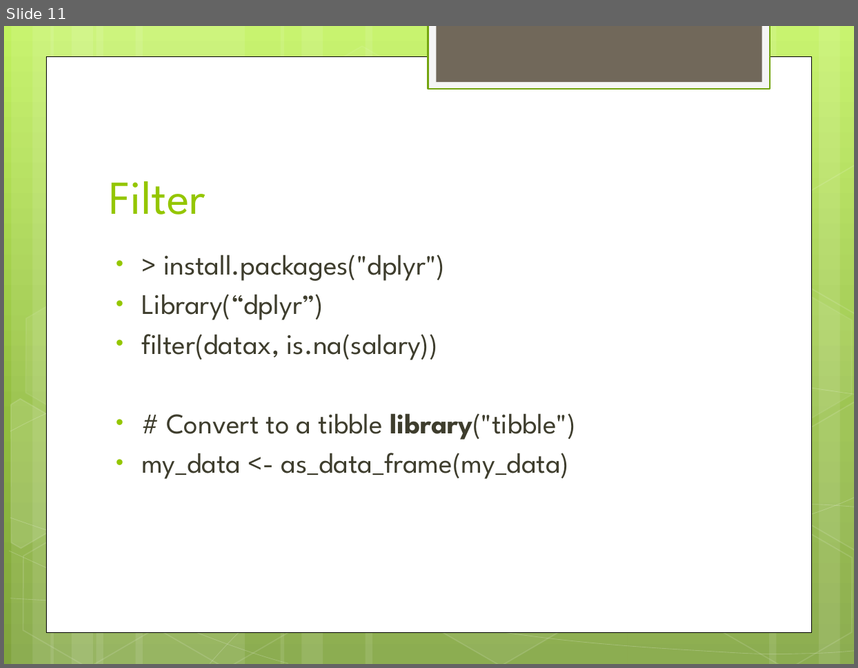
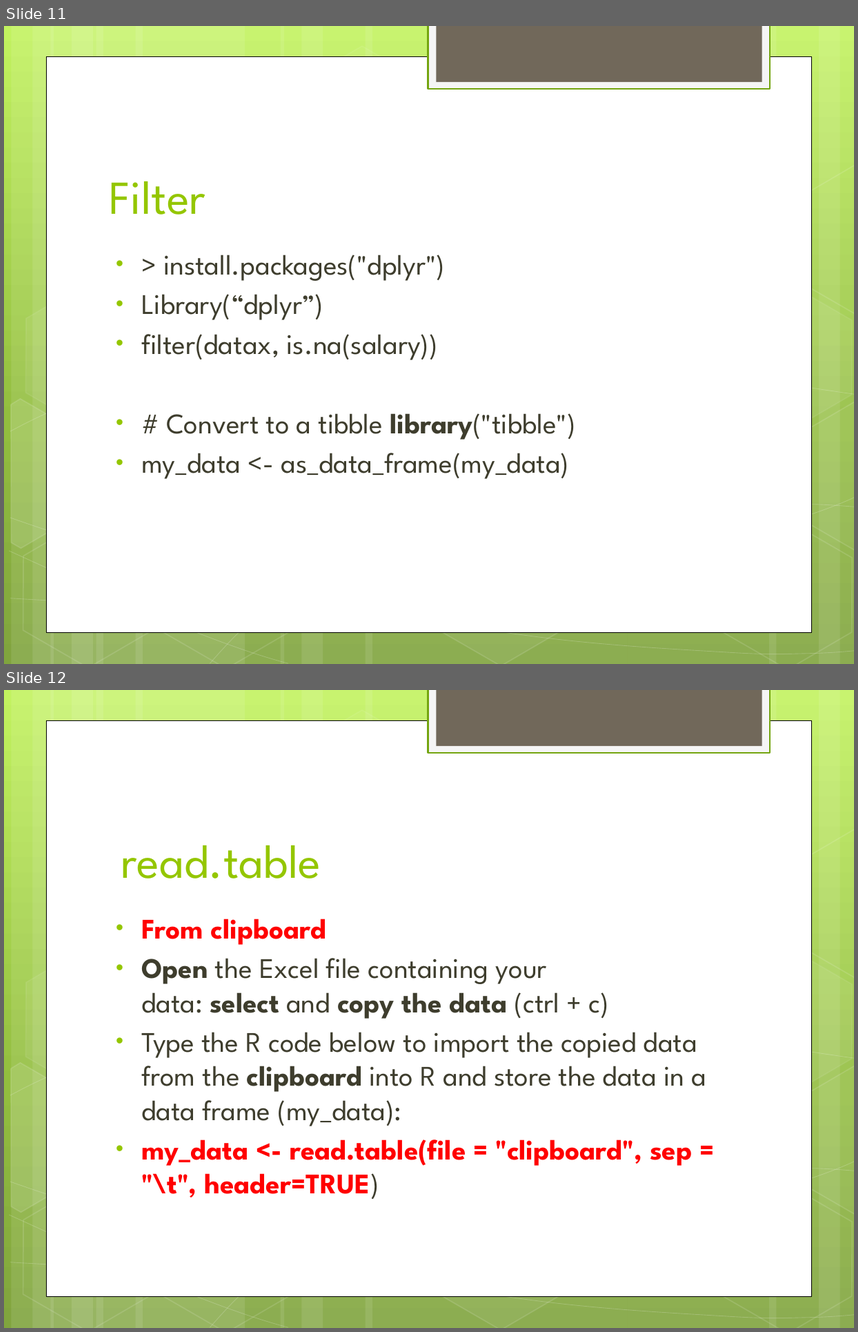
Before and after one commit to gpavankumar1974/Rnotes, a slide deck: RBasics/R CSV 11.pptx. Shown one above the other, each under a label of ours: slide 11 before the commit, slides 11 and 12 after it. The pictures are 858x668 and 858x1332 pixels, drawn with LibreOffice and Linux fonts; fonts in the diff are those of the drawing. Boxes give left, top, right and bottom in pixels: in the first picture for what was removed or moved away, otherwise in the second. Text is boxed around its words. In the diff, an @@ line names an element or a change of style, - is before the commit and + after.

```diff
--- a/RBasics/R CSV 11.pptx
+++ b/RBasics/R CSV 11.pptx
@@ slide 12 added at bbox=[4, 690, 854, 1328], background gradient #C3F35F to #93BF3F to #81A53E; not listed: 31 template elements that a slide beside it also shows @@
@@ title added at bbox=[121, 845, 321, 878], 40 pt, text #94C600 @@
+read.table
@@ text added at bbox=[141, 918, 706, 1199], 24 pt, text #3E3D2D @@
+• From clipboard
+• Open the Excel file containing your data: select and copy the data (ctrl + c)
+• Type the R code below to import the copied data from the clipboard into R and store the data in a data frame (my_data):
+• my_data <- read.table(file = "clipboard", sep = "\t", header=TRUE)
```
Also in this commit, not shown: 1 other slide added, 1 other file.
